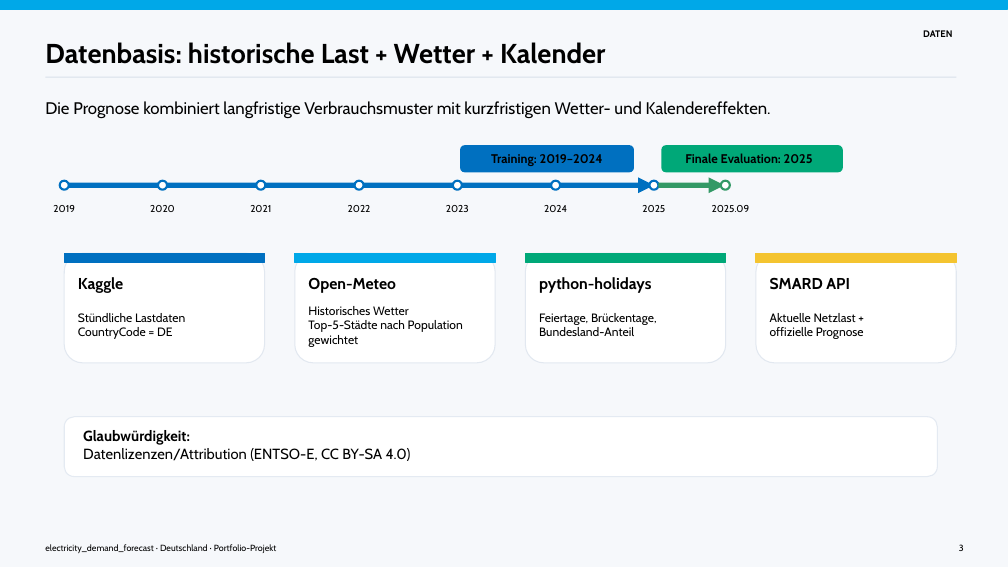
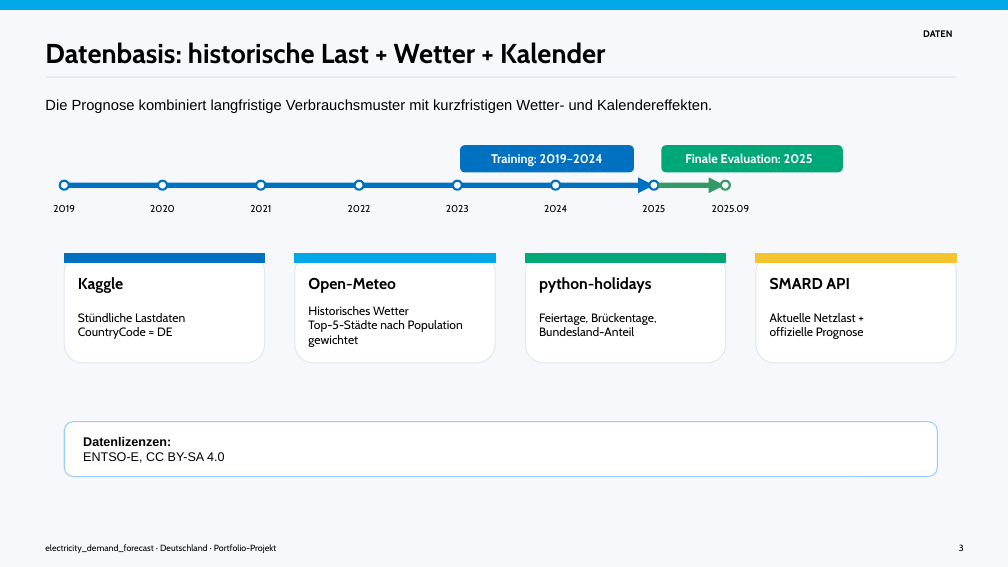
Before and after one commit to SW-oasen/electricity_price_forecast, a slide deck: slide 3 of presentation/orig/Stromverbrauch_Vorhersagen_v2.odp. Drawn at 1008x567 pixels with LibreOffice and Linux fonts; fonts in the diff are those of the drawing. Boxes give left, top, right and bottom in pixels: in the first picture for what was removed or moved away, otherwise in the second. Text is boxed around its words. In the diff, an @@ line names an element or a change of style, - is before the commit and + after.

```diff
--- a/presentation/orig/Stromverbrauch_Vorhersagen_v2.odp
+++ b/presentation/orig/Stromverbrauch_Vorhersagen_v2.odp
@@ text "Die Prognose kombiniert langfristige Verbrauchsmuster ..." at (45, 99, 712, 113): size 16 to 14 pt, font Cabin to Arial @@
@@ text "Training: 2019–2024" at (491, 154, 603, 166): text colour #000000 to #FFFFFF @@
@@ text "Finale Evaluation: 2025" at (685, 153, 813, 163): text colour #000000 to #FFFFFF @@
@@ rounded rectangle: place and size @@
-rounded rectangle at (64, 417, 938, 476)
+rounded rectangle at (64, 422, 938, 477)
@@ rounded rectangle at (64, 422, 938, 477): outline #E4EAF2 0.99 pt to #99CCFF 0.99 pt @@
@@ text at (83, 437, 224, 463): text changed; size 14 to 12 pt; font Cabin to Arial @@
-Glaubwürdigkeit:
-Datenlizenzen/Attribution (ENTSO-E, CC BY-SA 4.0)
+Datenlizenzen:
+ENTSO-E, CC BY-SA 4.0
```
Also in this commit, not shown: 11 other slides changed, 20 other files.
